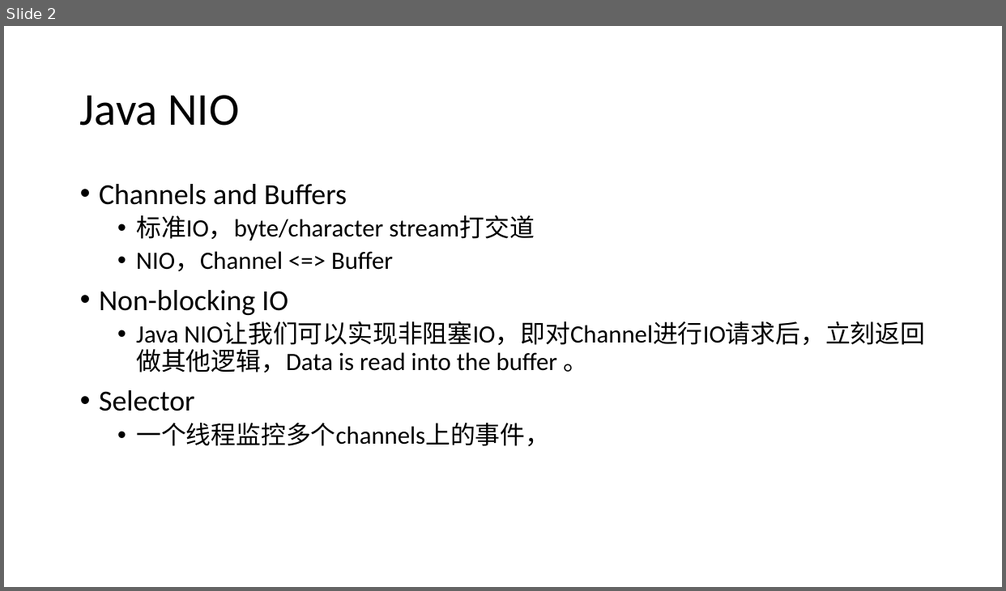
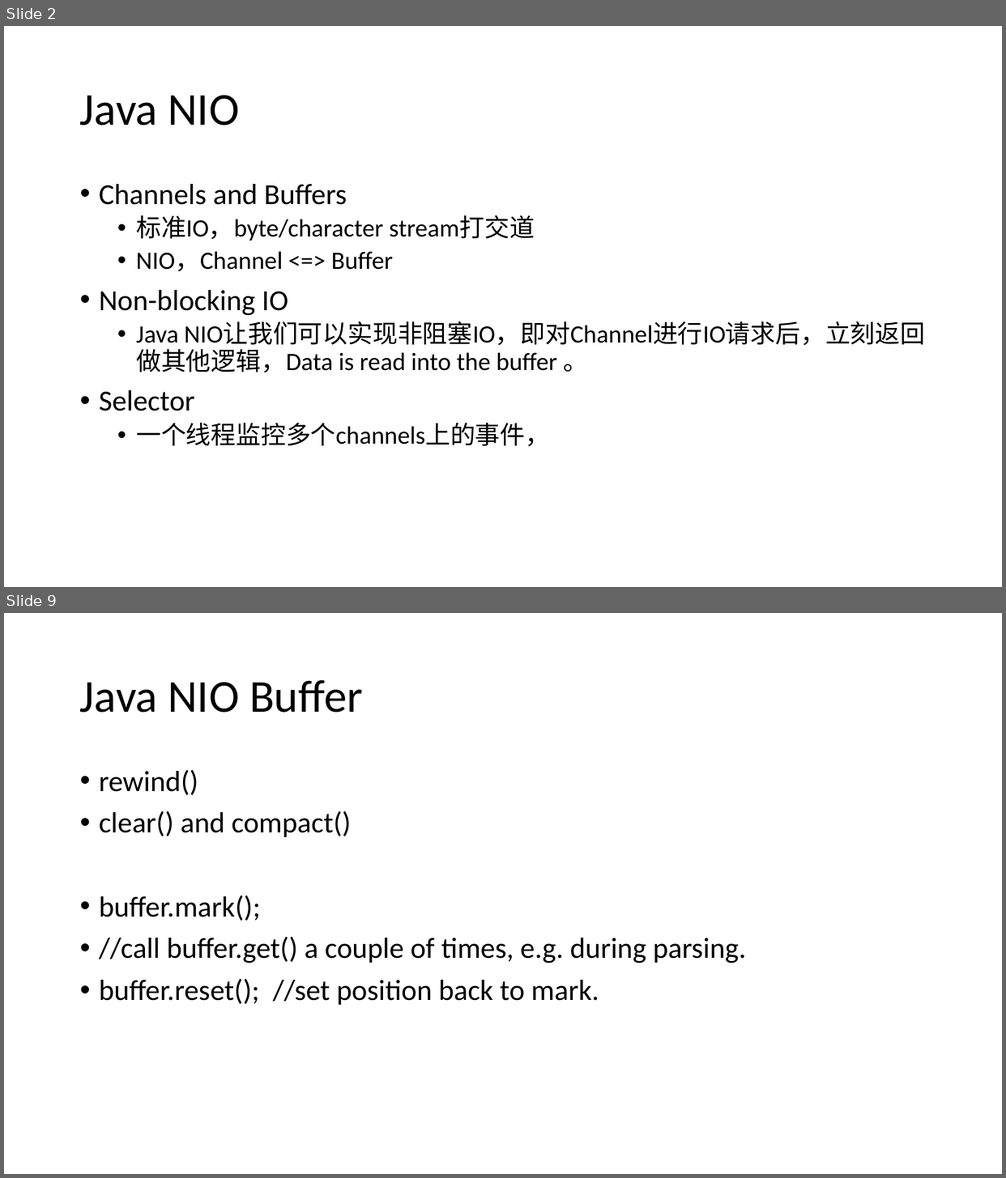
Before and after one commit to zy475459736/progress, a slide deck: io/IO.pptx. Shown one above the other, each under a label of ours: slide 2 before the commit, slides 2 and 9 after it; the slides between them are not shown. The pictures are 1006x591 and 1006x1178 pixels, drawn with LibreOffice and Linux fonts; fonts in the diff are those of the drawing. Boxes give left, top, right and bottom in pixels: in the first picture for what was removed or moved away, otherwise in the second. Text is boxed around its words. In the diff, an @@ line names an element or a change of style, - is before the commit and + after.

```diff
--- a/io/IO.pptx
+++ b/io/IO.pptx
@@ slide 9 added at [4, 613, 1002, 1174], background #FFFFFF @@
@@ title added at [80, 680, 363, 713], 44 pt, text #000000 @@
+Java NIO Buffer
@@ text added at [99, 770, 746, 1005], 28 pt, text #000000 @@
+• rewind()
+• clear() and compact()
+• buffer.mark();
+• //call buffer.get() a couple of times, e.g. during parsing.
+• buffer.reset(); //set position back to mark.
```
Also in this commit, not shown: 9 other slides added, 2 slides removed.
